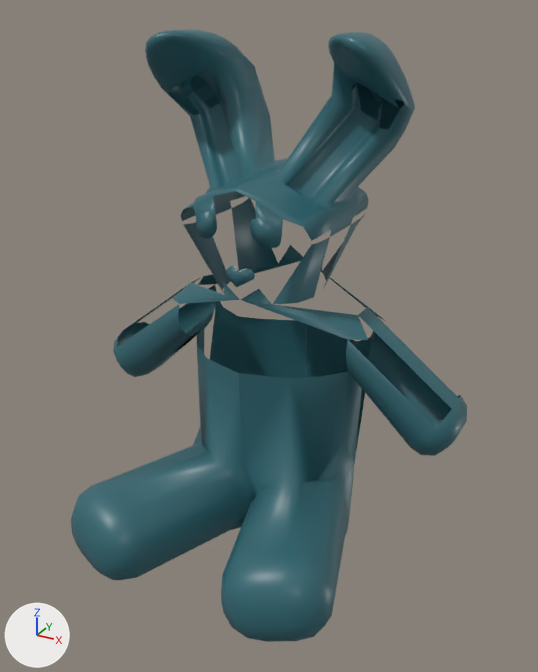
Two versions of the FBX model Assets/Furniture Assets/FBX/StuffedAnimal.fbx, one commit apart.
Camera for both pictures: a 50 mm lens placed at (4.85, -9.01, 5.29), pointed at (0.3, -0.75, 1.16). Arrows for +X, +Y and +Z are at lower left; the lights stay in place. Where no turn or scale is listed for an object, it has been applied to the vertices. Vertices at the same position are counted once.
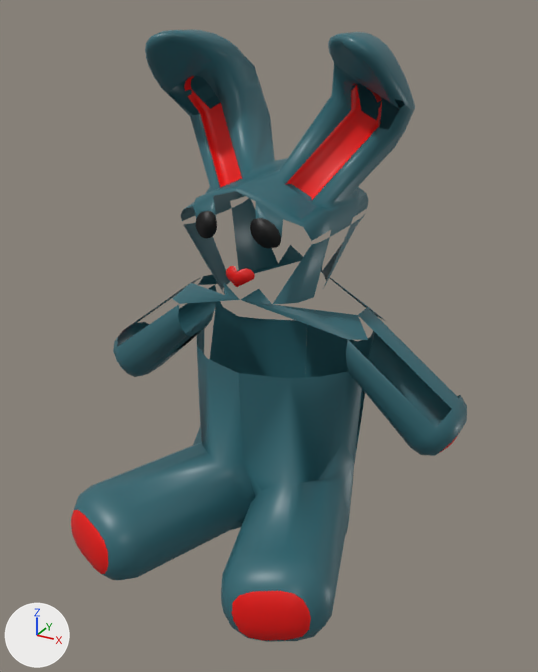
What differs and where, as boxes [x1, y1, x2, y2] in the pictures (538 x 672 px):
part 1 of me_cube_001, recoloured (cyan to red): [184, 76, 382, 287] in both
part 2 of me_cube_001, recoloured (cyan to red): [71, 510, 108, 574] in both
part 3 of me_cube_001, recoloured (cyan to red): [232, 591, 311, 640] in both
part 4 of me_cube_001, recoloured (cyan to black): [196, 211, 281, 249] in both

The edits, one by one:
Material 'Material.002' (mat_material_002) is new.
Its base color is (0.0, 0.0, 0.0) (black #000000).
Material 'Material.001' (mat_material_001) is new.
Its base color is (0.8, 0.00176, 0.0) (red #e70600).
me_cube_001 has 1080 vertices, 826 faces and spans x -2.91..2.91, y -2.95..1.3, z -2.36..5.04.
me_cube_001 is used by ob_cube; location (0.0, 0.0, 0.0).
me_cube_001 part 1: 72 of the faces centred in x -1.41..1.41, y -1.06..0.24, z 1.97..4.46 switch from mat_material (dark cyan #316872) to mat_material_001 (red #e70600).
me_cube_001 part 2: 17 of the faces centred in x -1.82..-1.11, y -2.95..-2.71, z -1.86..-1.31 switch from mat_material (dark cyan #316872) to mat_material_001 (red #e70600).
me_cube_001 part 3: 17 of the faces centred in x 1.11..1.82, y -2.95..-2.71, z -1.86..-1.31 switch from mat_material (dark cyan #316872) to mat_material_001 (red #e70600).
me_cube_001 part 4: 38 of the faces centred in x -0.61..0.61, y -1.13..-1.04, z 2.52..2.91 switch from mat_material (dark cyan #316872) to mat_material_002 (black #000000).
